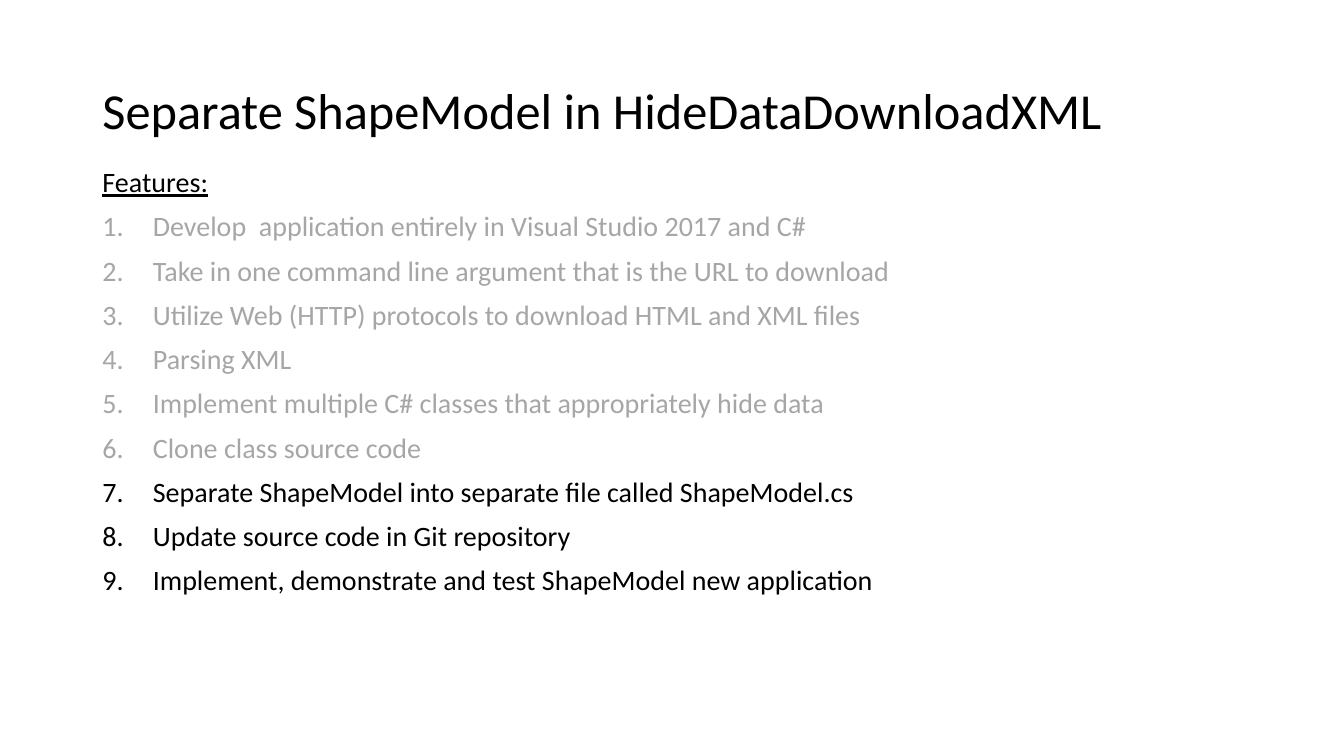
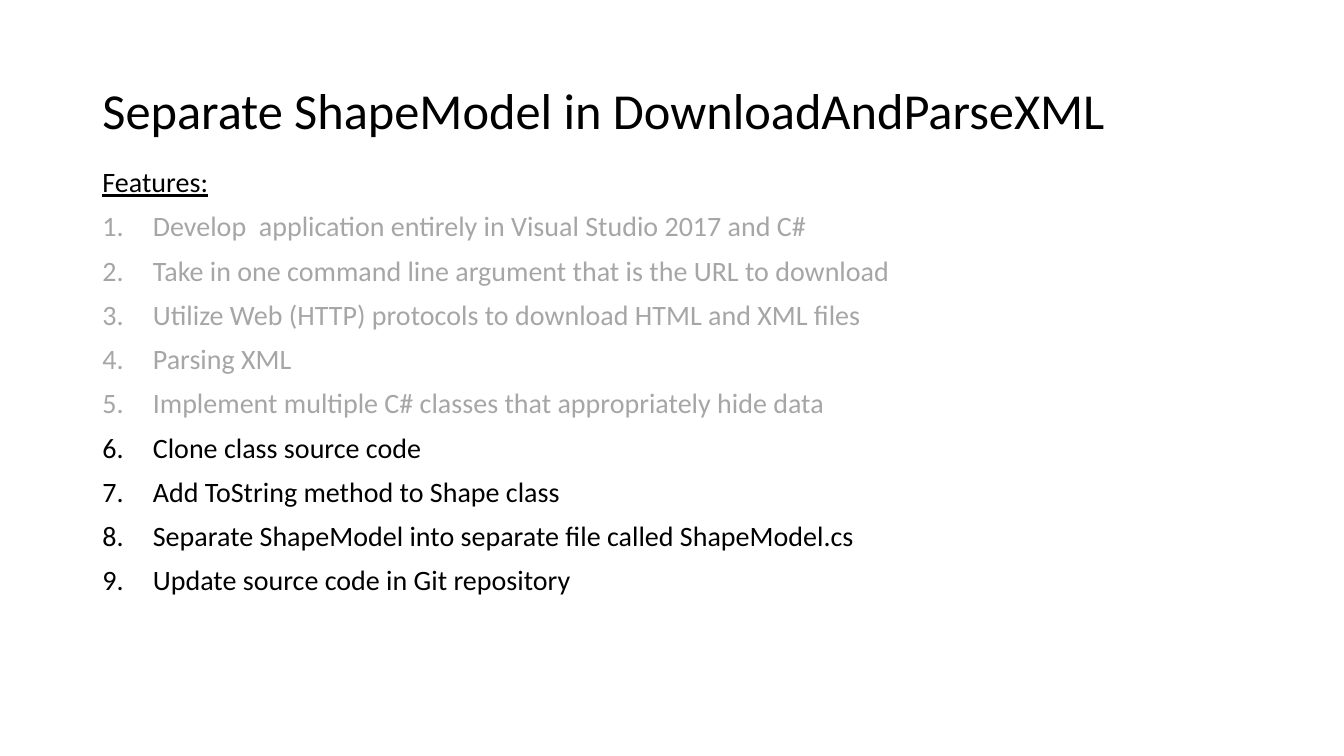
Before and after one commit to EricJPogue/www-epogue-info, a slide deck: slide 29 of CPSC-24500/Week07/2017SpringW07Slides.pptx. Drawn at 1344x756 pixels with LibreOffice and Linux fonts; fonts in the diff are those of the drawing. Boxes give left, top, right and bottom in pixels: in the first picture for what was removed or moved away, otherwise in the second. Text is boxed around its words. In the diff, an @@ line names an element or a change of style, - is before the commit and + after.

```diff
--- a/CPSC-24500/Week07/2017SpringW07Slides.pptx
+++ b/CPSC-24500/Week07/2017SpringW07Slides.pptx
@@ title at bbox=[102, 94, 1104, 137]: text changed @@
-Separate ShapeModel in HideDataDownloadXML
+Separate ShapeModel in DownloadAndParseXML
@@ text at bbox=[153, 438, 421, 459]: text colour #A6A6A6 to #000000 in "Clone class source code" @@
@@ text at bbox=[153, 482, 560, 507]: paragraph added @@
+7. Add ToString method to Shape class
@@ text at bbox=[153, 570, 873, 595]: paragraph removed @@
-9. Implement, demonstrate and test ShapeModel new application
```
Also in this commit, not shown: 4 other slides changed, 2 slides added, 3 other files.
